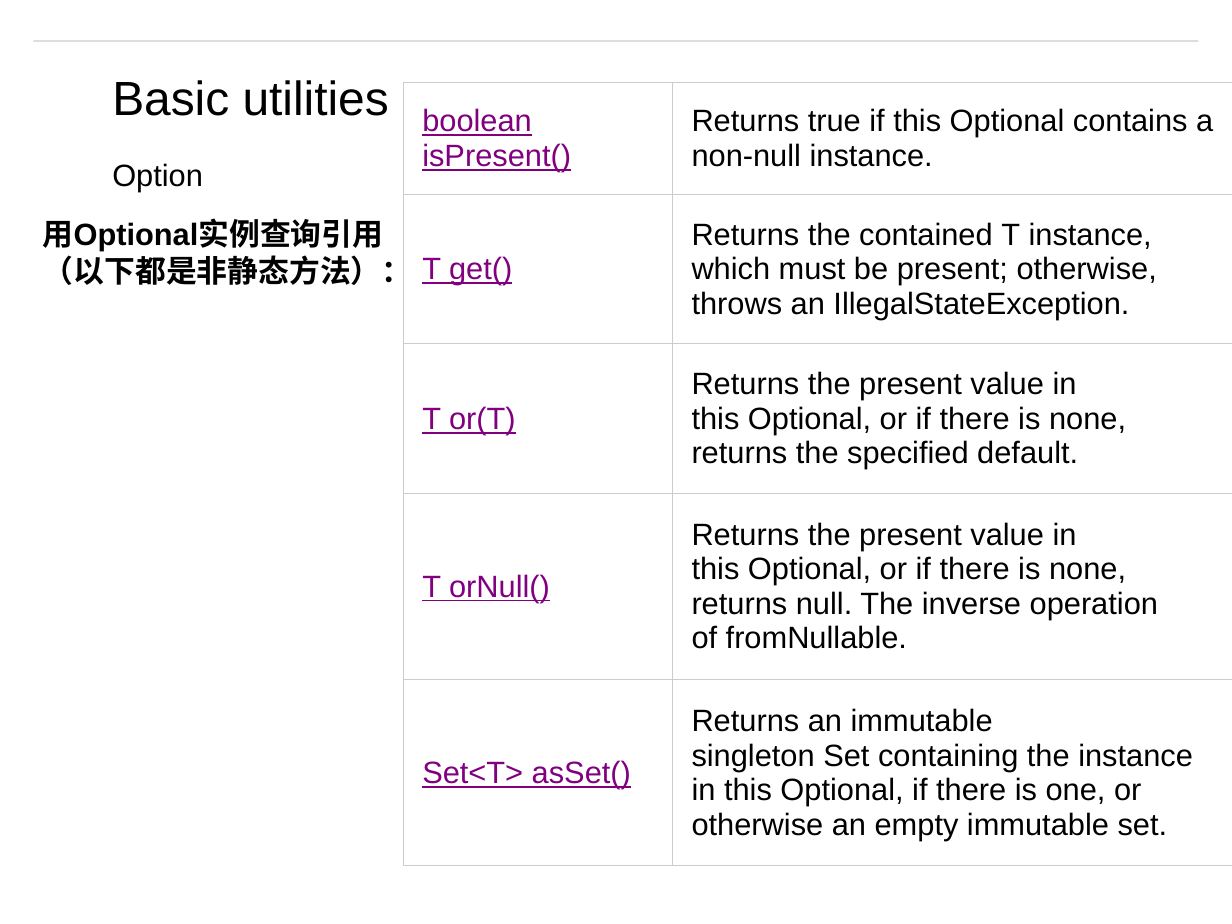
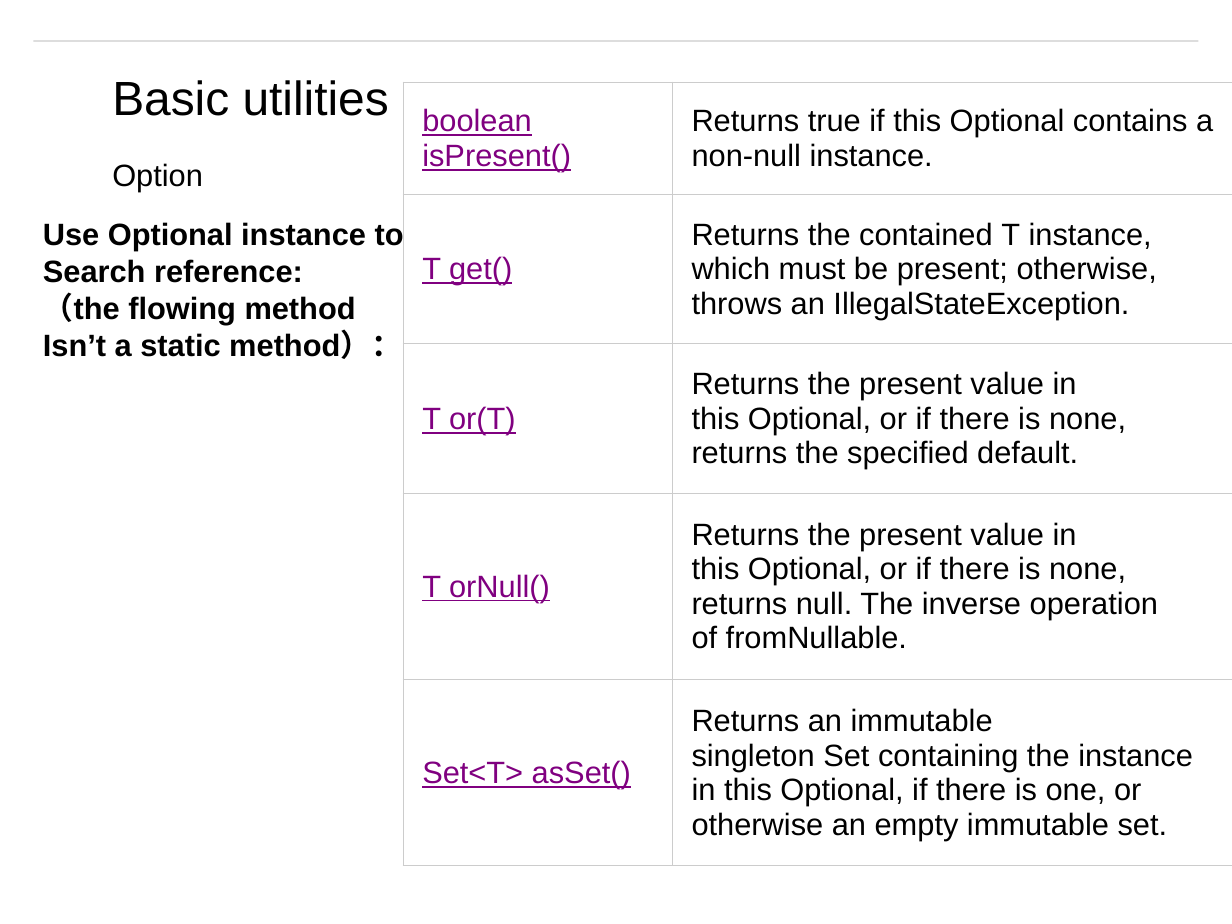
Before and after one commit to matt19870107/Guava, a slide deck: slide 7 of Guava - English.pptm. Drawn at 1232x924 pixels with LibreOffice and Linux fonts; fonts in the diff are those of the drawing; background and template pictures are left out. Boxes give left, top, right and bottom in pixels: in the first picture for what was removed or moved away, otherwise in the second. Text is boxed around its words. In the diff, an @@ line names an element or a change of style, - is before the commit and + after.

```diff
--- a/Guava - English.pptm
+++ b/Guava - English.pptm
@@ text at <box>43,221,404,359</box>: text changed @@
-用Optional实例查询引用
-（以下都是非静态方法）：
+Use Optional instance to
+Search reference:
+（the flowing method
+Isn’t a static method）：
```
Also in this commit, not shown: 2 other slides changed.
